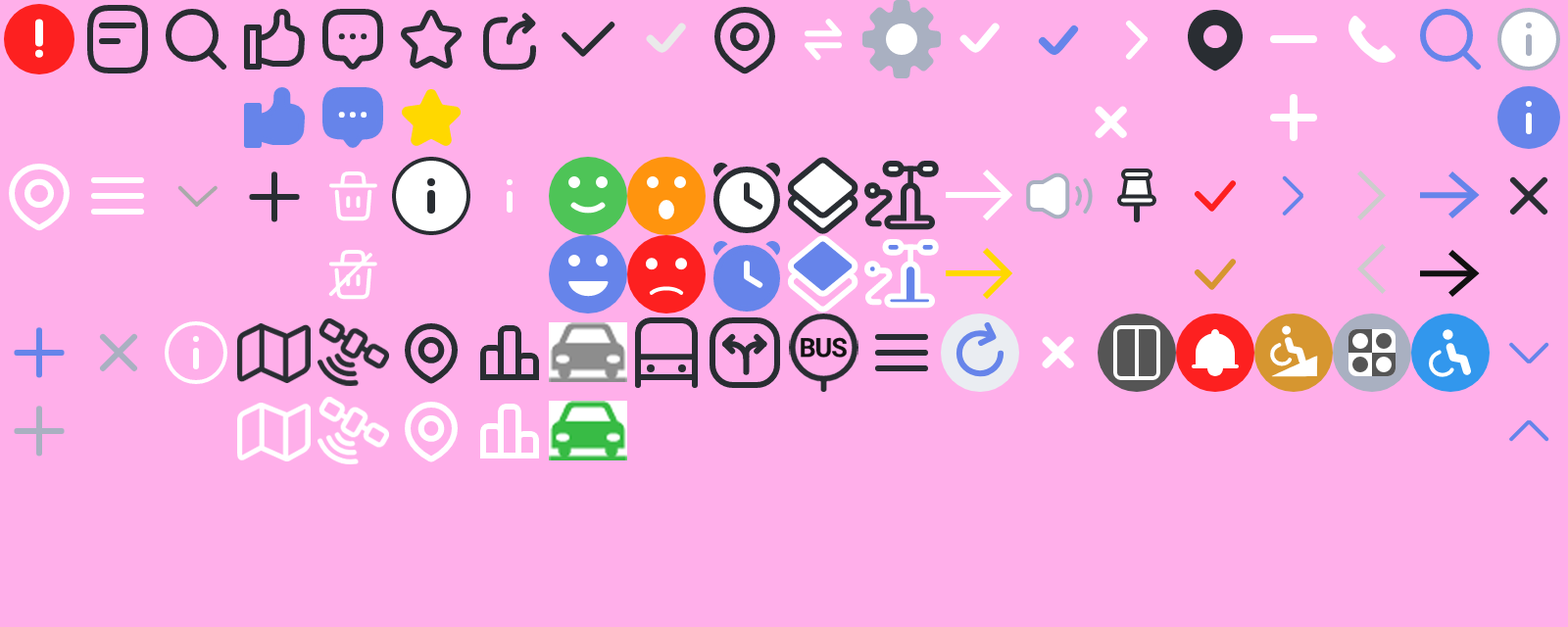
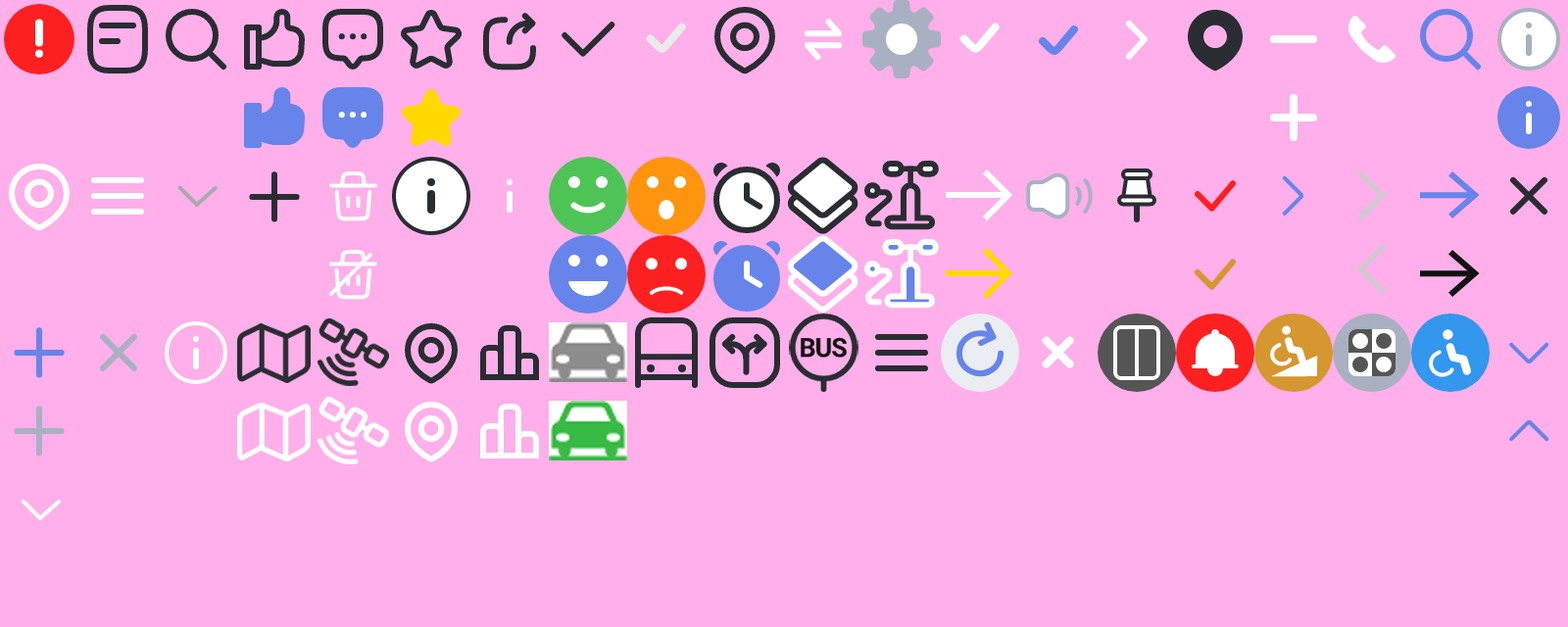
Layer changes from the first 1568 × 627 image to the second:
added group "네번쨰 줄" with 1 layers above "세번쨰 줄" over (21, 499, 61, 521)
added layer "레이어 12" in group "네번쨰 줄" over (21, 499, 61, 521)
hid "레이어 8" over (1094, 105, 1127, 139)
